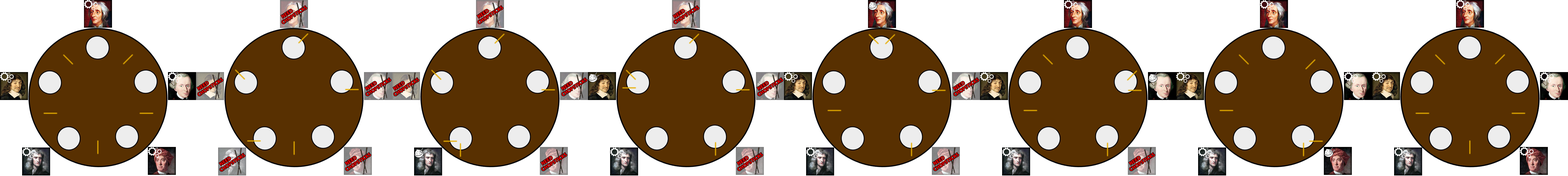
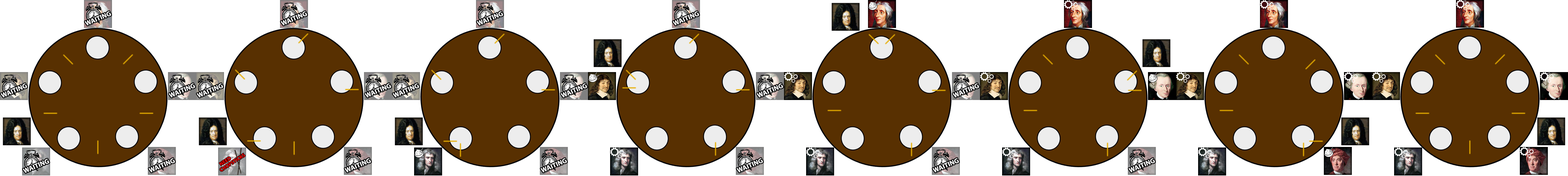
Layered file, before and after one edit (1568×176). Changes by layer:
added layer "twoWaiting.png copy" above "twoWaiting.png copy #1" over [84, 0, 113, 29]
added layer "twoWaiting.png copy #1" above "twoWaiting.png copy #2" over [280, 0, 309, 28]
added layer "twoWaiting.png copy #2" above "twoWaiting.png" over [476, 0, 505, 28]
added layer "threeWaiting.png copy" above "threeWaiting.png copy #3" over [168, 72, 197, 101]
added layer "oneWaiting.png copy" above "fourWaiting.png copy" over [0, 72, 29, 101]
added layer "fourWaiting.png copy" above "fourWaiting.png copy #1" over [147, 147, 176, 176]
added layer "fourWaiting.png copy #1" above "fourWaiting.png copy #2" over [343, 147, 372, 176]
added layer "fourWaiting.png copy #2" above "fourWaiting.png copy #3" over [539, 147, 568, 176]
added layer "fourWaiting.png copy #3" above "fourWaiting.png copy #4" over [735, 147, 764, 176]
added layer "fourWaiting.png copy #4" above "fourWaiting.png" over [1127, 147, 1156, 176]
added layer "fourWaiting.png" above "fiveWaiting.png copy" over [931, 147, 960, 176]
added layer "fiveWaiting.png copy" above "arbitrator.png copy #8" over [22, 147, 51, 176]
added layer "arbitrator.png copy #8" above "arbitrator.png copy #9" over [198, 117, 227, 146]
added layer "arbitrator.png copy #9" above "arbitrator.png copy #10" over [394, 117, 423, 146]
added layer "arbitrator.png copy #10" above "arbitrator.png copy #11" over [593, 39, 622, 68]
added layer "arbitrator.png copy #11" above "arbitrator.png copy #12" over [831, 2, 860, 31]
added layer "arbitrator.png copy #12" above "arbitrator.png copy #13" over [1142, 39, 1171, 68]
added layer "arbitrator.png copy #13" above "arbitrator.png copy #7" over [1537, 117, 1566, 146]
added layer "arbitrator.png copy #7" above "arbitrator.png copy" over [1341, 117, 1370, 146]
added layer "arbitrator.png copy" above "stick5_state8" over [2, 117, 31, 146]
…and 7 more changes (7 added)
